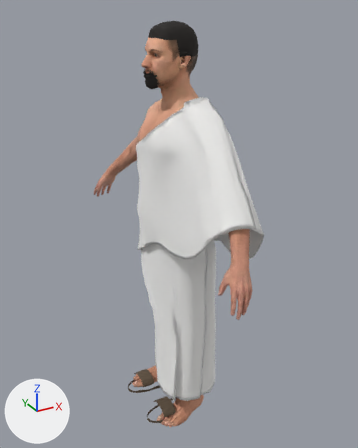
Renders of the glTF model src/VRHaji.Web/wwwroot/assets/characters/crowd/man-near.glb from each side of a commit.
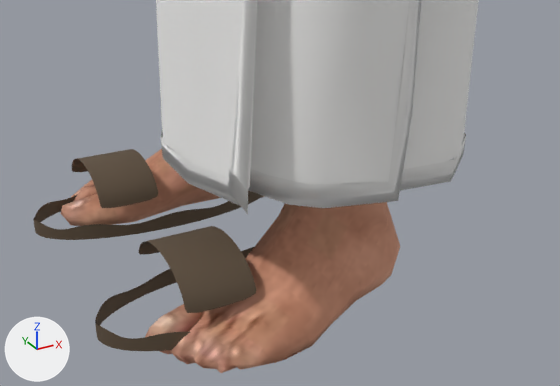
Each version appears first whole from a 50 mm lens placed at (-0.939, -1.796, 1.847), pointed at (0.055, 0.01, 0.944), and next in a close-up from a 50 mm lens placed at (-0.324, -0.688, 0.388), pointed at (0.035, -0.035, 0.062). Lighting does not change. The marker at lower left points along +X, +Y and +Z. The first two pictures are the older version. Where no turn or scale is listed for an object, it has been applied to the vertices.

Before the edit, the objects in view are built like this:
```python
me_m021_hipoly_81_bones_003 = bpy.data.meshes.new('m021_hipoly_81_bones.003')
me_m021_hipoly_81_bones_003.from_pydata(...)  # 243 vertices, 396 faces; spans x -0.156..0.122, y -0.217..0.215, z -0.903..-0.718
me_m021_hipoly_81_bones_003.materials.append(mat_skin_m021_body)
me_sandal_l = bpy.data.meshes.new('Sandal_L')
me_sandal_l.from_pydata(...)  # 281 vertices, 306 faces; spans x -0.19..0.1, y -0.179..-0.057, z -0.891..-0.873
me_sandal_l.materials.append(mat_sandal)  # brown #5d4d3c
me_sandal_r = bpy.data.meshes.new('Sandal_R')
me_sandal_r.from_pydata(...)  # 281 vertices, 306 faces; spans x -0.19..0.1, y 0.055..0.177, z -0.891..-0.873
me_sandal_r.materials.append(mat_sandal)  # brown #5d4d3c
me_sandal_strap_l = bpy.data.meshes.new('Sandal_Strap_L')
me_sandal_strap_l.from_pydata(...)  # 73 vertices, 76 faces; spans x -0.1299..-0.0649, y -0.1758..-0.0599, z -0.8548..-0.8203
me_sandal_strap_l.materials.append(mat_sandal)  # brown #5d4d3c
me_sandal_strap_r = bpy.data.meshes.new('Sandal_Strap_R')
me_sandal_strap_r.from_pydata(...)  # 73 vertices, 76 faces; spans x -0.1299..-0.0649, y 0.0581..0.174, z -0.8548..-0.8203
me_sandal_strap_r.materials.append(mat_sandal)  # brown #5d4d3c
ob_sandal_l = bpy.data.objects.new('Sandal_L', me_sandal_l)
ob_sandal_l.location = (-0.0001, -0.0009, 0.8951)
ob_sandal_r = bpy.data.objects.new('Sandal_R', me_sandal_r)
ob_sandal_r.location = (-0.0001, -0.0009, 0.8951)
ob_sandal_strap_l = bpy.data.objects.new('Sandal_Strap_L', me_sandal_strap_l)
ob_sandal_strap_l.location = (-0.0001, -0.0009, 0.8951)
ob_sandal_strap_r = bpy.data.objects.new('Sandal_Strap_R', me_sandal_strap_r)
ob_sandal_strap_r.location = (-0.0001, -0.0009, 0.8951)
ob_skin_feet = bpy.data.objects.new('Skin_Feet', me_m021_hipoly_81_bones_003)
ob_skin_feet.location = (-0.0001, -0.0009, 0.8951)
# also in view: 'Ihram_Izar' at (0.059, -0.013, 0.586)
```
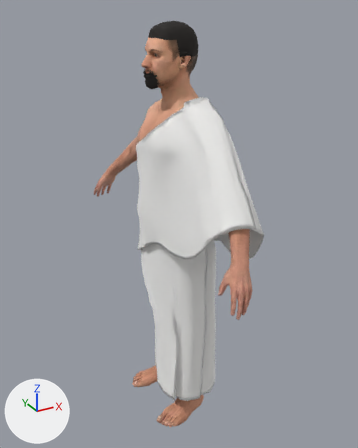
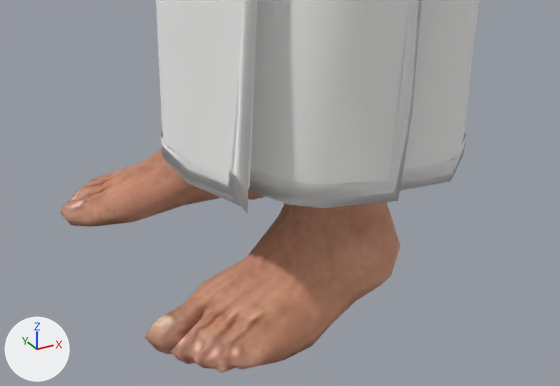
What changed in the scene script:
```text
Remove ob_sandal_l:
    ob_sandal_l = bpy.data.objects.new('Sandal_L', me_sandal_l)
    ob_sandal_l.location = (-0.0001, -0.0009, 0.8951)
Remove ob_sandal_r:
    ob_sandal_r = bpy.data.objects.new('Sandal_R', me_sandal_r)
    ob_sandal_r.location = (-0.0001, -0.0009, 0.8951)
Remove ob_sandal_strap_l:
    ob_sandal_strap_l = bpy.data.objects.new('Sandal_Strap_L', me_sandal_strap_l)
    ob_sandal_strap_l.location = (-0.0001, -0.0009, 0.8951)
Remove ob_sandal_strap_r:
    ob_sandal_strap_r = bpy.data.objects.new('Sandal_Strap_R', me_sandal_strap_r)
    ob_sandal_strap_r.location = (-0.0001, -0.0009, 0.8951)
```

Pixel boxes [x1, y1, x2, y2] of what changed, in the close-ups (560 x 386 px):
'Sandal_Strap_L', deleted (brown): before [139, 226, 256, 313]
'Sandal_Strap_R', deleted (brown): before [72, 149, 158, 208]
'Sandal_R', deleted (brown): before [33, 191, 263, 240]
'Sandal_L', deleted: before [95, 247, 254, 351]
